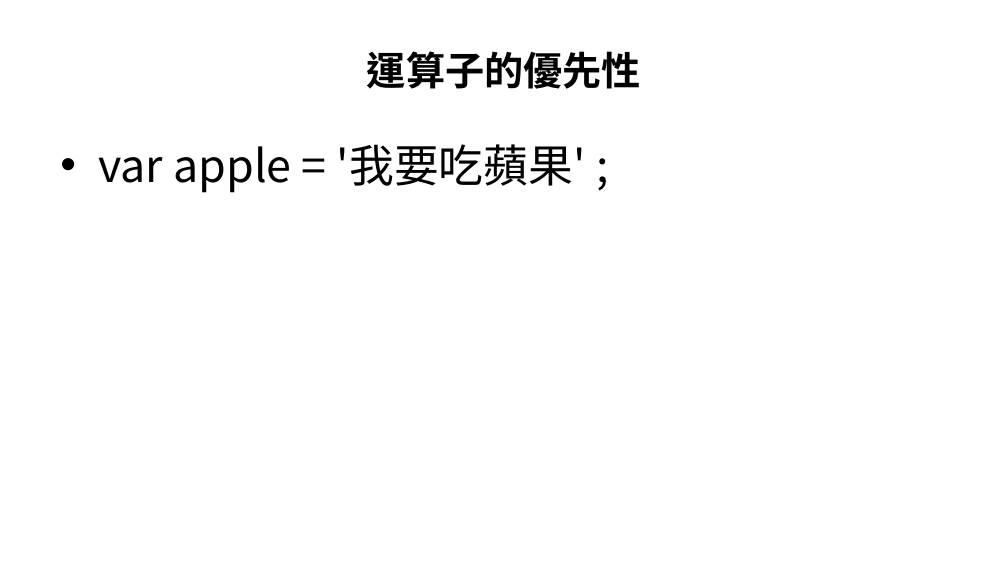
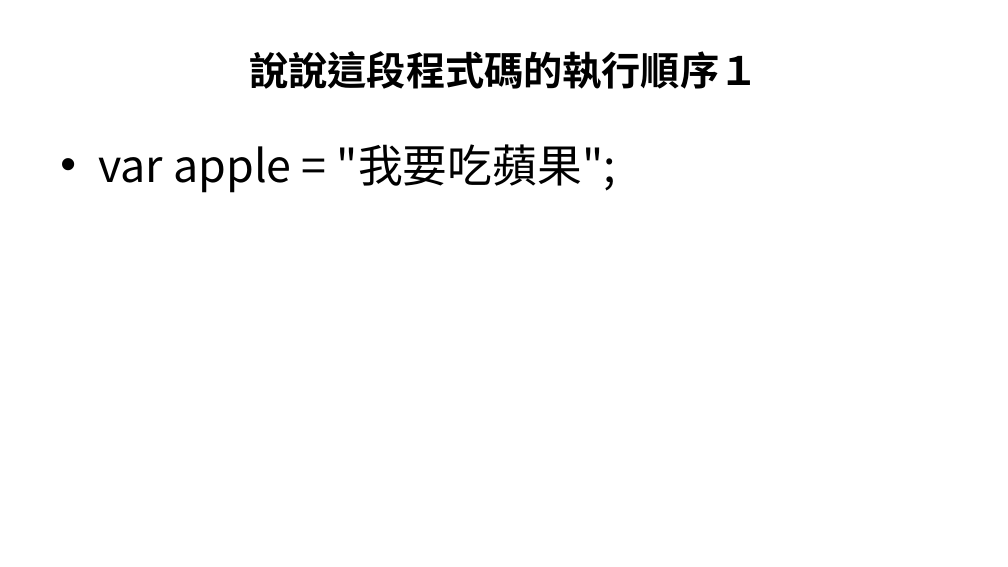
Before and after one commit to allen8101070/JavaScript-PPT, a slide deck: slide 41 of javaScript.pptx. Drawn at 1008x567 pixels with LibreOffice and Linux fonts; fonts in the diff are those of the drawing. Boxes give left, top, right and bottom in pixels: in the first picture for what was removed or moved away, otherwise in the second. Text is boxed around its words. In the diff, an @@ line names an element or a change of style, - is before the commit and + after.

Commit message:
運算子大綱完成

```diff
--- a/javaScript.pptx
+++ b/javaScript.pptx
@@ title at <box>250,51,759,89</box>: text changed @@
-運算子的優先性
+說說這段程式碼的執行順序１
@@ text at <box>98,144,616,193</box>: text changed @@
-• var apple = '我要吃蘋果' ;
+• var apple = "我要吃蘋果";
```
Also in this commit, not shown: 12 other slides changed, 6 slides added, 4 slides removed.
